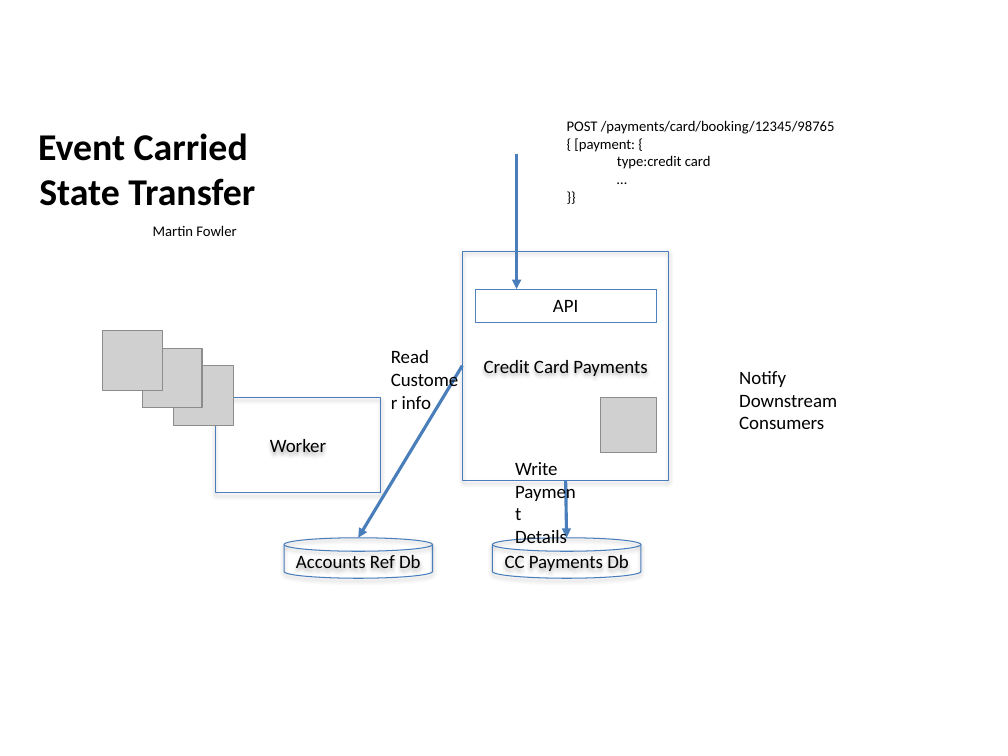
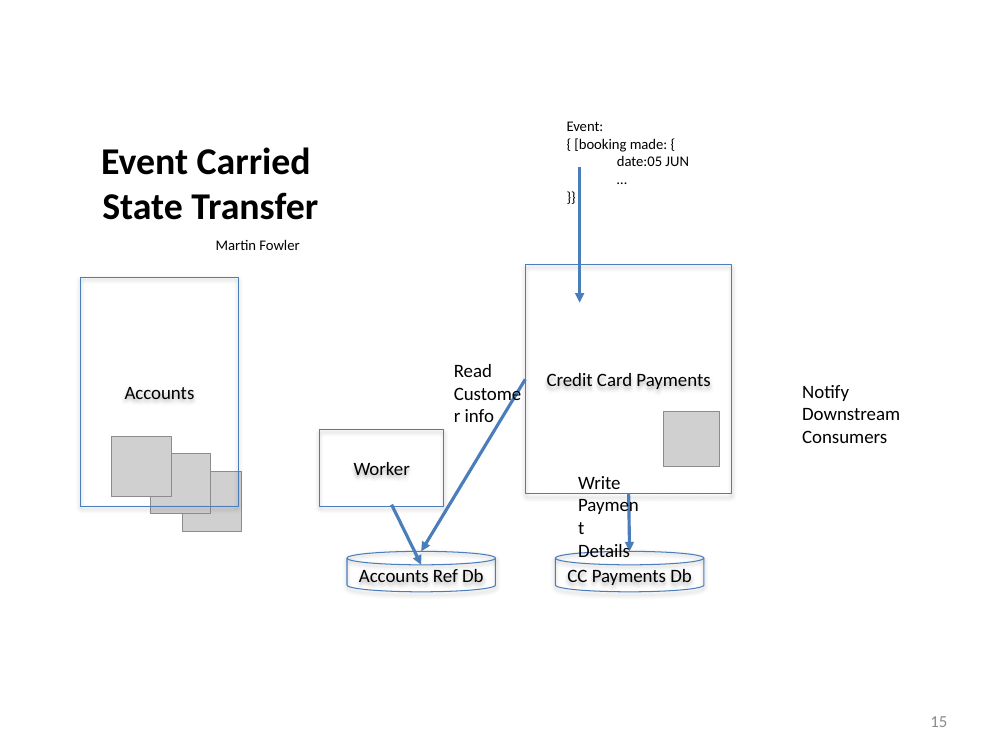
Before and after one commit to iancooper/Presentations, a slide deck: slide 15 of Practical Messaging - Day 2 New.pptx (slide 16 before the commit). Drawn at 1008x756 pixels with LibreOffice and Linux fonts; fonts in the diff are those of the drawing; grey boxes stand for pictures. Boxes give left, top, right and bottom in pixels: in the first picture for what was removed or moved away, otherwise in the second. Text is boxed around its words. In the diff, an @@ line names an element or a change of style, - is before the commit and + after.

```diff
--- a/Practical Messaging - Day 2 New.pptx
+++ b/Practical Messaging - Day 2 New.pptx
@@ text at box(567, 121, 689, 166): text changed @@
-POST /payments/card/booking/12345/98765
-{ [payment: {
-type:credit card
+Event:
+{ [booking made: {
+date:05 JUN
@@ rectangle "Credit Card Payments": place and size @@
-rectangle "Credit Card Payments" at box(463, 251, 669, 480)
+rectangle "Credit Card Payments" at box(525, 265, 732, 494)
@@ rectangle added at box(81, 277, 238, 506), outline #4B7EBC 0.75 pt, 13.5 pt, text #000000 @@
+Accounts
@@ rectangle removed at box(475, 289, 656, 323) @@
-API
@@ picture: place and size @@
-picture at box(142, 349, 202, 408)
+picture at box(112, 436, 171, 496)
@@ rectangle "Worker": place and size @@
-rectangle "Worker" at box(215, 397, 380, 493)
+rectangle "Worker" at box(320, 429, 444, 506)
@@ picture: place and size @@
-picture at box(173, 366, 233, 425)
+picture at box(151, 454, 211, 513)
@@ picture: place and size @@
-picture at box(103, 331, 162, 390)
+picture at box(182, 472, 242, 531)
@@ arrow added from (391, 505) to (421, 564), #4B7EBC 2.25 pt @@
@@ 5 texts, 3 arrows, 2 cylinders, 1 picture: place and size @@
-5 texts, 3 arrows, 2 cylinders, 1 picture at box(38, 133, 837, 579)
+5 texts, 3 arrows, 2 cylinders, 1 picture at box(101, 147, 900, 592)
@@ page number added at box(930, 716, 947, 727), 12 pt, text #8C8C8C @@
+15
```
Also in this commit, not shown: 11 other slides changed, 1 other file.
